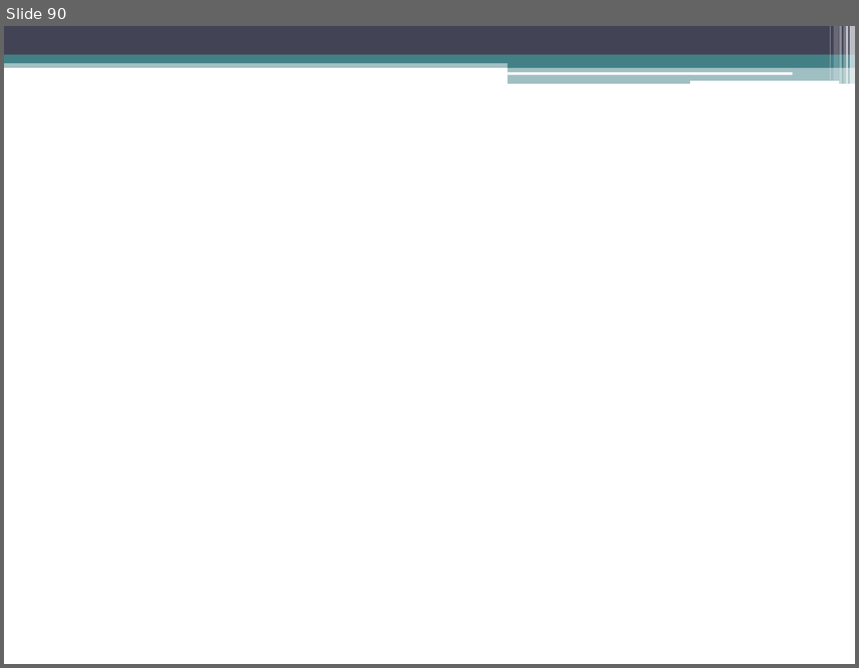
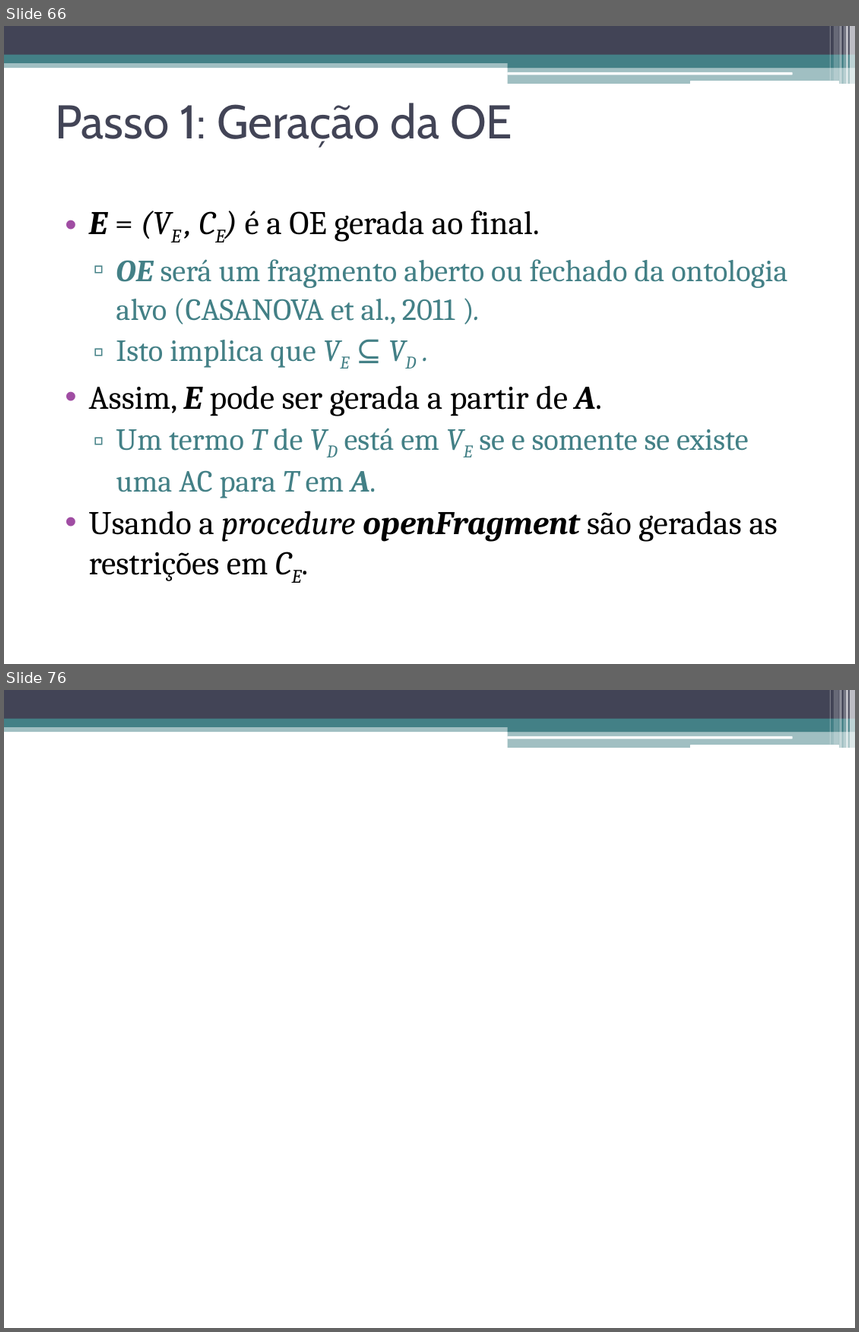
Before and after one commit to luiseufrasio/mestrado-ufc-eufrasio, a slide deck: dissertação/dissertacao_eufrasio-slides.pptx. Shown one above the other, each under a label of ours: slide 90 before the commit, slides 66 and 76 after it; the slides between them are not shown. The pictures are 859x668 and 859x1332 pixels, drawn with LibreOffice and Linux fonts; fonts in the diff are those of the drawing. Boxes give left, top, right and bottom in pixels: in the first picture for what was removed or moved away, otherwise in the second. Text is boxed around its words. In the diff, an @@ line names an element or a change of style, - is before the commit and + after.

```diff
--- a/dissertação/dissertacao_eufrasio-slides.pptx
+++ b/dissertação/dissertacao_eufrasio-slides.pptx
@@ slide 66 added at bbox=[4, 26, 855, 664], background #FFFFFF; not listed: 13 template elements that a slide beside it also shows @@
@@ title added at bbox=[55, 103, 512, 148], 40 pt, text #424456 @@
+Passo 1: Geração da OE
@@ text added at bbox=[89, 211, 788, 582], 26 pt, text #438086 @@
+• E = (VE , CE) é a OE gerada ao final.
+  ▫ OE será um fragmento aberto ou fechado da ontologia alvo (CASANOVA et al., 2011 ).
+  ▫ Isto implica que VE ⊆ VD .
+• Assim, E pode ser gerada a partir de A.
+  ▫ Um termo T de VD está em VE se e somente se existe uma AC para T em A.
+• Usando a procedure openFragment são geradas as restrições em CE.
@@ what was slide 90 is now slide 76 @@
```
Also in this commit, not shown: 9 other slides added, 24 slides removed, 2 other files.
